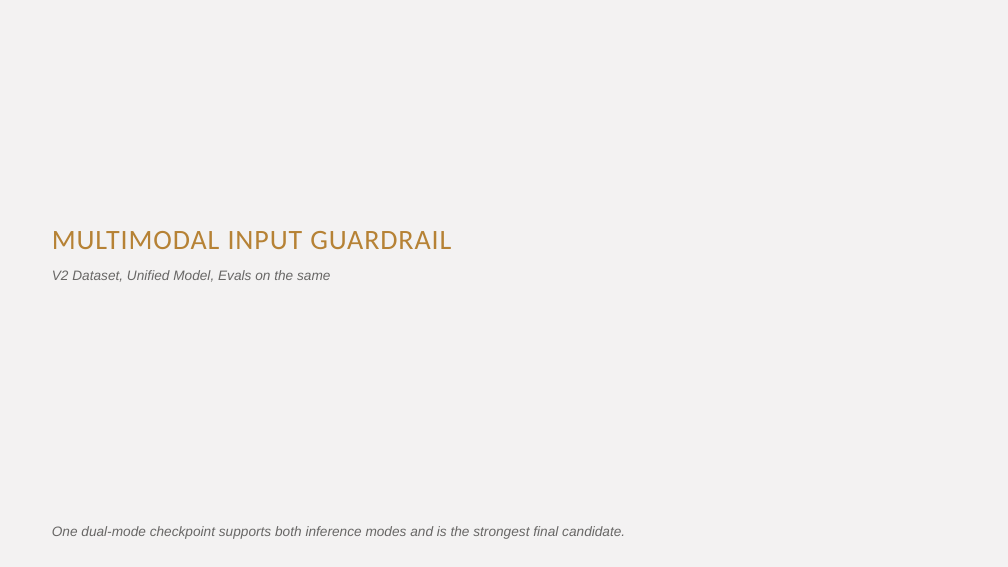
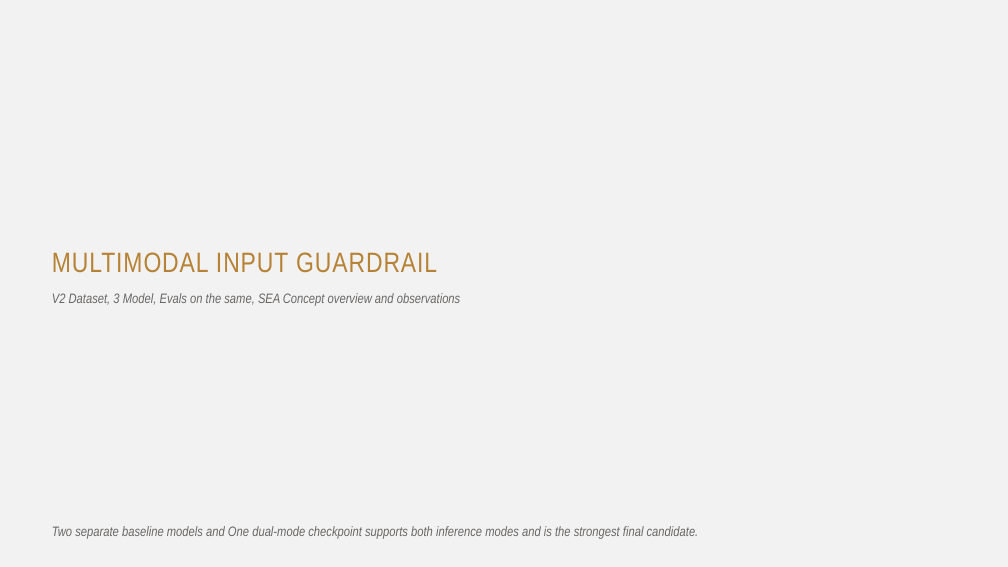
Before and after one commit to kunjcr2/A10-Internship-Progress, a slide deck: slide 1 of week-08/VLMSync7.pptx. Drawn at 1008x567 pixels with LibreOffice and Linux fonts; fonts in the diff are those of the drawing. Boxes give left, top, right and bottom in pixels: in the first picture for what was removed or moved away, otherwise in the second. Text is boxed around its words. In the diff, an @@ line names an element or a change of style, - is before the commit and + after.

```diff
--- a/week-08/VLMSync7.pptx
+++ b/week-08/VLMSync7.pptx
@@ text "MULTIMODAL INPUT GUARDRAIL": place and size @@
-text "MULTIMODAL INPUT GUARDRAIL" at box(52, 231, 451, 249)
+text "MULTIMODAL INPUT GUARDRAIL" at box(52, 252, 437, 273)
@@ text "MULTIMODAL INPUT GUARDRAIL" at box(52, 252, 437, 273): font Calibri to Arial Narrow @@
@@ text at box(52, 293, 461, 305): text changed; font Arial to Arial Narrow @@
-V2 Dataset, Unified Model, Evals on the same
+V2 Dataset, 3 Model, Evals on the same, SEA Concept overview and observations
@@ text at box(52, 526, 699, 539): text changed; font Arial to Arial Narrow @@
-One dual-mode checkpoint supports both inference modes and is the strongest final candidate.
+Two separate baseline models and One dual-mode checkpoint supports both inference modes and is the strongest final candidate.
```
Also in this commit, not shown: 11 other slides changed, 3 slides added, 2 slides removed.
